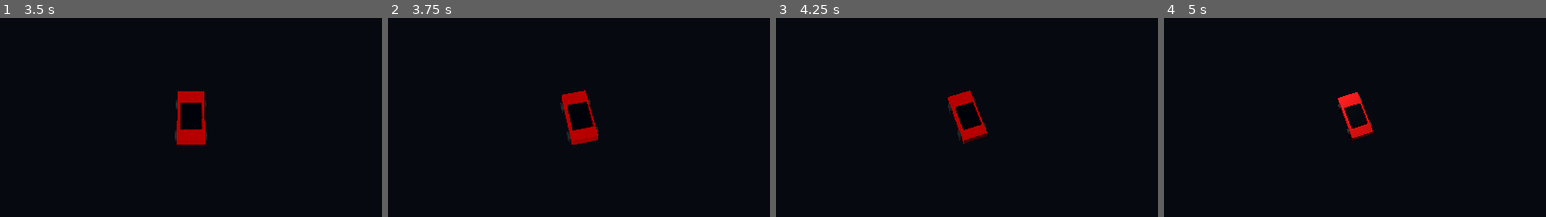
Above: before the commit, frames 1-4 (left to right).
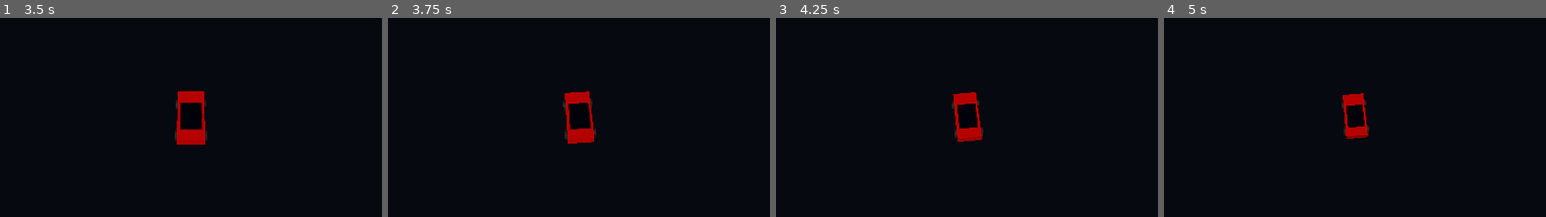
Above: after the commit, the same moments.

Repository: rustamreket2008-boop/SHADOW-GT
Game: Godot game, scene res://scenes/Main.tscn
The game is run twice, just before and just after one commit, with the same random seed, the same clock (stepped at 60 frames per second) and the same inputs.
Inputs:
- Up to frame 1 (3.5 s): hold D (steer_right) 0.53-1.28 s; hold Space (brake) 1.28-2.03 s; tap Enter at 2 s; hold D (steer_right) 2.03-2.78 s; tap Space (brake) at 2.75 s; hold W (accelerate) from 2.78 s (still down)
- Up to frame 2 (3.75 s): release W (accelerate) at 3.53 s; hold A (steer_left) from 3.53 s (still down)
- Up to frame 3 (4.25 s): keep holding A (steer_left)
- Up to frame 4 (5 s): keep holding A (steer_left); tap Enter at 4.25 s
The pictures show only the part of the screen within x 25-75%, y 22-72%; the shares and areas given below are measured in that part.

Frame 1 is identical in both runs. In frame 2, 0.5% of the frame differs, in the area x 45-56%, y 36-64%; in frame 3, 0.7%; in frame 4, 1.0%, in the area x 45-55%, y 37-62%.

Commit message:
Refactor CarController for improved handling and audio

Diff:
--- a/scripts/CarController.gd
+++ b/scripts/CarController.gd
@@ -1,47 +1,93 @@
-
 extends CharacterBody3D
 class_name CarController
 
+@export_group("Engine")
 @export var acceleration: float = 18.0
+@export var max_speed: float = 35.0
 @export var reverse_speed: float = 7.0
-@export var max_speed: float = 35.0
+
+@export_group("Handling")
 @export var steering_speed: float = 1.8
 @export var brake_power: float = 25.0
+@export var drag: float = 4.0
+@export var gravity: float = 20.0
+
+@export_group("Audio")
 @export var audio_manager: AudioManager
 
 var current_speed: float = 0.0
 
 
 func _physics_process(delta: float) -> void:
-    var throttle: float = Input.get_action_strength("accelerate")
-    var reverse: float = Input.get_action_strength("reverse")
-    var steering: float = Input.get_axis("steer_right", "steer_left")
+    var throttle := Input.get_action_strength("accelerate")
+    var reverse := Input.get_action_strength("reverse")
+    var steering := Input.get_axis(
+        "steer_right",
+        "steer_left"
+    )
 
+    # Acceleration and reverse
     if throttle > 0.0:
         current_speed += acceleration * throttle * delta
     elif reverse > 0.0:
         current_speed -= acceleration * reverse * delta
     else:
-        current_speed = move_toward(current_speed, 0.0, 4.0 * delta)
+        current_speed = move_toward(
+            current_speed,
+            0.0,
+            drag * delta
+        )
 
+    # Braking
     if Input.is_action_pressed("brake"):
         current_speed = move_toward(
-            current_speed, 0.0, brake_power * delta
+            current_speed,
+            0.0,
+            brake_power * delta
         )
 
-    current_speed = clampf(current_speed, -reverse_speed, max_speed)
+    current_speed = clampf(
+        current_speed,
+        -reverse_speed,
+        max_speed
+    )
 
+    # Steering
     if absf(current_speed) > 0.1:
-        rotate_y(steering * steering_speed * delta)
+        var speed_factor := clampf(
+            absf(current_speed) / max_speed,
+            0.25,
+            1.0
+        )
 
-    var forward: Vector3 = -global_transform.basis.z
+        var steering_direction := signf(current_speed)
+
+        rotate_y(
+            steering
+            * steering_speed
+            * speed_factor
+            * steering_direction
+            * delta
+        )
+
+    # Movement
+    var forward := -global_transform.basis.z
+
     velocity.x = forward.x * current_speed
     velocity.z = forward.z * current_speed
-    velocity.y -= 20.0 * delta
+
+    if not is_on_floor():
+        velocity.y -= gravity * delta
+    else:
+        velocity.y = 0.0
 
     move_and_slide()
 
+    # Engine sound connection for later
     if is_instance_valid(audio_manager):
-        var speed_ratio: float = absf(current_speed) / max_speed
-        var engine_power: float = maxf(throttle, speed_ratio * 0.6)
+        var speed_ratio := absf(current_speed) / max_speed
+        var engine_power := maxf(
+            throttle,
+            speed_ratio * 0.6
+        )
         audio_manager.update_engine_sound(engine_power)
